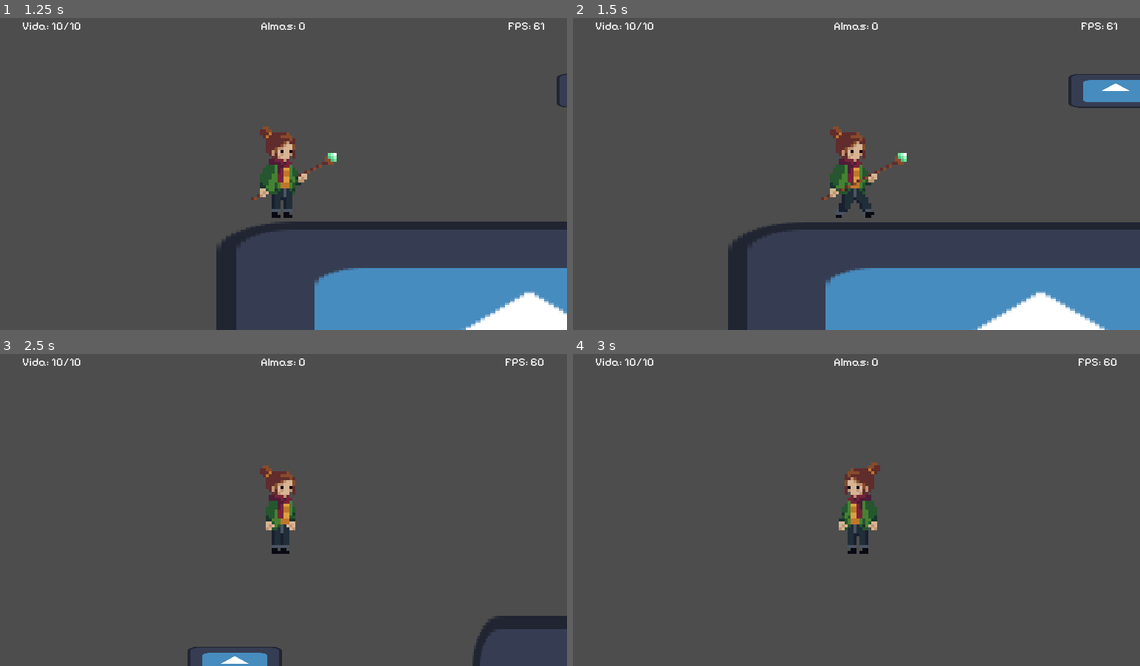
Above: before the commit, frames 1-4 (two rows, left to right).
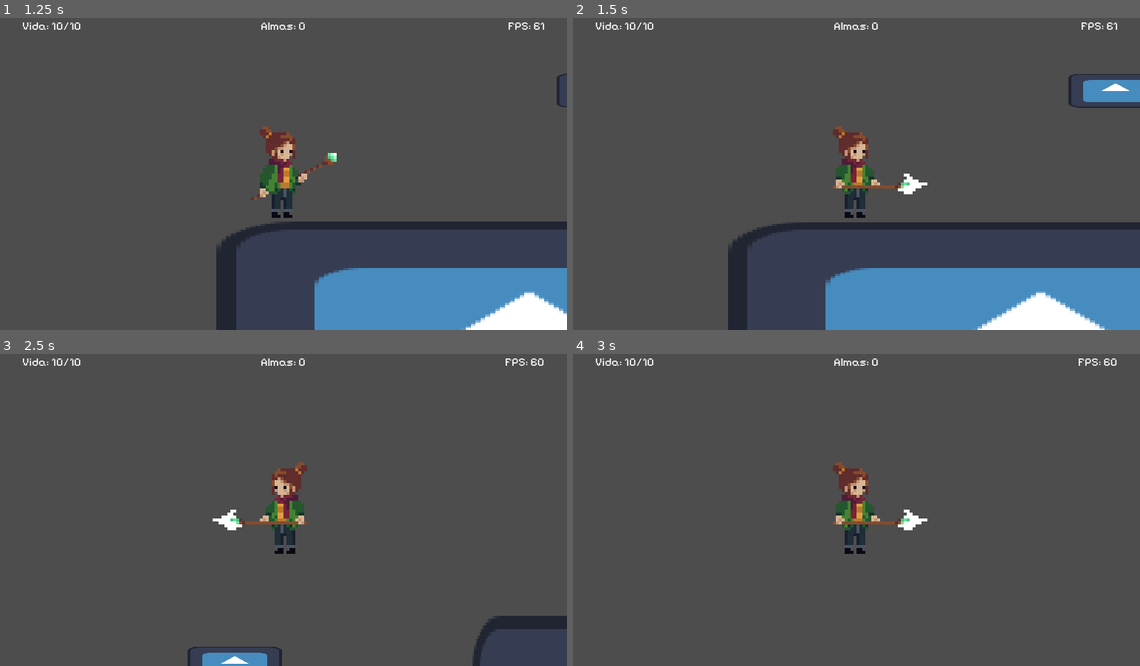
Above: after the commit, the same moments.

Repository: Vinnie-Jung/Lacos
Game: Godot game, scene res://scenes/menu/main_menu.tscn
The game is run twice, just before and just after one commit, with the same random seed, the same clock (stepped at 60 frames per second) and the same inputs. The engine's default icon, where the game draws it, is replaced by a stand-in: a white triangle on a blue panel in a dark square.
Inputs (mouse positions are in pixels of both pictures, inside the frame that each line leads up to):
- Up to frame 1 (1.25 s): click "JOGAR" at 0.5 s
- Up to frame 2 (1.5 s): tap Enter at 1.25 s; move the mouse to (981, 155) at 1.27 s; press the mouse at (981, 155) at 1.28 s; hold D (move_right) from 1.28 s (still down)
- Up to frame 3 (2.5 s): keep holding D (move_right); tap W (jump) at 1.52, 1.55, 1.82, 2.1, 2.27 s; move the mouse to (170, 522) at 2.02 s; release the mouse at (170, 522) at 2.03 s; click (170, 522) at 2.3 s
- Up to frame 4 (3 s): tap W (jump) at 2.57 s; move the mouse to (913, 435) at 2.77 s; release D (move_right) at 2.78 s; press the mouse at (913, 435) at 2.78 s; hold A (move_left) from 2.78 s (still down)

Frame 1 is identical in both runs. In frame 2, 1.4% of the frame differs, in the area x 43-63%, y 34-65%; in frame 3, 1.4%; in frame 4, 1.4%.

Commit message:
Spear bug fixed

Diff:
--- a/config/config.gd
+++ b/config/config.gd
@@ -28,9 +28,9 @@
 
 	# --- Video ---
 	config.set_value("video", "fullscreen", false)
-	config.set_value("video", "resizable", false)
+	config.set_value("video", "resizable", true)
 	config.set_value("video", "resolution", DisplayServer.screen_get_size() / 1.5)
-	config.set_value("video", "stretch_mode", viewport.CONTENT_SCALE_MODE_CANVAS_ITEMS)
+	config.set_value("video", "stretch_mode", viewport.CONTENT_SCALE_MODE_VIEWPORT)
 	config.set_value("video", "window_title", ProjectSettings.get_setting("application/config/name"))
 	config.set_value("video", "window_mode", DisplayServer.WINDOW_MODE_WINDOWED)
 
--- a/resources/helpers/playerattrib.gd
+++ b/resources/helpers/playerattrib.gd
@@ -3,15 +3,17 @@
 
 @onready var current_life: int
 @onready var max_health: int
+@onready var base_attack_damage: int
+@onready var attack_multiplyer: int = 1
 
 func get_health() -> int:
-    return current_life
+	return current_life
 
 func set_health(health: int) -> void:
-    current_life = health
+	current_life = health
 
 func get_max_health() -> int:
-    return max_health
+	return max_health
 
 func set_max_health(value: int) -> void:
-    max_health = value
+	max_health = value
--- a/scenes/chars/chars_src/daughter.gd
+++ b/scenes/chars/chars_src/daughter.gd
@@ -44,8 +44,6 @@
 		animation.flip_h = true if (direction < 0) else false
 	else:
 		_animation("idle")
-
-
 
 	_verify_jump(delta)
 	move_and_slide()
@@ -96,11 +94,8 @@
 	self.modulate = Color(1, 1, 1)
 
 
-
 func shield():
 	var shild = ColorRect.new()
-
-
 	self.add_child(shild)
 	shild.custom_minimum_size = Vector2(100,100)
 	shild.name = "shield"
@@ -119,7 +114,6 @@
 			var shield = $Shield
 			shield.start()
 
-
 func _on_shield_timeout():
 	destroy_shield(get_parent().get_child(-1))
 	self.modulate = Color(1, 1, 1)
--- a/scenes/chars/chars_src/mother.gd
+++ b/scenes/chars/chars_src/mother.gd
@@ -2,8 +2,10 @@
 extends CharacterBody2D
 
 # Nodes
-@onready var timer: Timer = $TakeDamageTimer
+@onready var attack_timer: Timer = $AttackBox/AttackTimer
 @onready var animation: AnimatedSprite2D = $Texture
+@onready var attack_area = $AttackBox/Area
+@onready var hit_timer: Timer = $TakeDamageTimer
 
 # Preloads
 @onready var daughter_scene: PackedScene = preload("res://scenes/levels/daugher_scene_prot.tscn")
@@ -14,9 +16,14 @@
 # Character Attributes
 @onready var max_health: int = 10
 @onready var current_health: int = max_health
+@onready var damage: int = 3
 const SPEED: int = 25000
 const JUMP_STRENGH: int = 700
 var is_jumping: bool
+
+var can_attack = true
+var is_attacking: bool = false
+var attack_dir
 
 func _ready() -> void:
 	# Sets handler
@@ -28,7 +35,15 @@
 
 	is_jumping = false
 
-
+func _input(event: InputEvent) -> void:
+	if (event is InputEventMouseButton):
+		if (event.is_action_pressed("melee_attack") && can_attack):
+			var mouse_position = get_viewport().get_camera_2d().get_global_mouse_position()
+			if (mouse_position.x < global_position.x):
+				attack_dir = -1
+			else:
+				attack_dir = 1
+			_spear_attack(attack_dir)
 
 func _physics_process(delta: float) -> void:
 	_move(delta)
@@ -40,13 +55,15 @@
 	self.velocity.x = direction * (SPEED * delta)
 
 	# Controls the animation
-	if (direction != 0 && !is_jumping):
+	if (direction != 0 && !is_jumping && !is_attacking):
 		_animation("walk")
 		animation.flip_h = true if (direction < 0) else false
-	elif (is_jumping):
+		attack_area.position.x = -29.5 if (direction <0) else 29.5
+	elif (is_jumping && !is_attacking):
 		_animation("jump")
 		animation.flip_h = true if (direction < 0) else false
-	else:
+		attack_area.position.x = -29.5 if (direction <0) else 29.5
+	elif (!is_attacking):
 		_animation("idle")
 
 	# Verifies jump
@@ -71,7 +88,7 @@
 		PlayerAttrib.set_health(current_health)
 
 		self.modulate = Color(1,0,0)
-		timer.start()
+		hit_timer.start()
 		if (current_health <= 0):
 			call_deferred("_die")
 
@@ -85,3 +102,24 @@
 
 func _animation(anim_name: String) -> void:
 	animation.play(anim_name)
+
+
+func _on_attack_box_body_entered(body):
+	can_attack = false
+	if (body.is_in_group("enemies")):
+		body.take_damage(damage)
+
+
+func _on_attack_timer_timeout():
+	can_attack = true
+	is_attacking = false
+	attack_area.disabled = true
+
+func _spear_attack(dir) -> void:
+	attack_area.disabled = false
+	is_attacking = true
+	attack_timer.start()
+
+	animation.flip_h = true if (dir < 0) else false
+	attack_area.position.x = -29.5 if (dir <0) else 29.5
+	_animation("attack")
--- a/scenes/chars/daughter.tscn
+++ b/scenes/chars/daughter.tscn
@@ -175,7 +175,7 @@
 scale = Vector2(2, 2)
 sprite_frames = SubResource("SpriteFrames_35smd")
 animation = &"super_jump"
-frame_progress = 0.361628
+frame_progress = 0.170679
 
 [node name="Collision" type="CollisionShape2D" parent="."]
 position = Vector2(0, 2)
--- a/scenes/chars/monsters/enemy_1.tscn
+++ b/scenes/chars/monsters/enemy_1.tscn
@@ -1,25 +1,135 @@
-[gd_scene load_steps=6 format=3 uid="uid://cp2g3y2snyors"]
+[gd_scene load_steps=22 format=3 uid="uid://cp2g3y2snyors"]
 
-[ext_resource type="Texture2D" uid="uid://bn8fx8biwoxgw" path="res://icon.svg" id="1_ckwte"]
 [ext_resource type="Script" path="res://scenes/chars/monsters/monster_src/enemy1.gd" id="1_jfjr8"]
+[ext_resource type="Texture2D" uid="uid://b65wffhttmf6c" path="res://resources/assets/spr/enemy1/enemy_walk_melee.png" id="2_4fdwm"]
+[ext_resource type="Script" path="res://scenes/chars/monsters/enemy_hud.gd" id="3_4xqj2"]
+
+[sub_resource type="AtlasTexture" id="AtlasTexture_qhf08"]
+atlas = ExtResource("2_4fdwm")
+region = Rect2(0, 0, 29, 31)
+
+[sub_resource type="AtlasTexture" id="AtlasTexture_iueo7"]
+atlas = ExtResource("2_4fdwm")
+region = Rect2(29, 0, 29, 31)
+
+[sub_resource type="AtlasTexture" id="AtlasTexture_qafti"]
+atlas = ExtResource("2_4fdwm")
+region = Rect2(58, 0, 29, 31)
+
+[sub_resource type="AtlasTexture" id="AtlasTexture_timhi"]
+atlas = ExtResource("2_4fdwm")
+region = Rect2(87, 0, 29, 31)
+
+[sub_resource type="AtlasTexture" id="AtlasTexture_4n3vx"]
+atlas = ExtResource("2_4fdwm")
+region = Rect2(116, 0, 29, 31)
+
+[sub_resource type="AtlasTexture" id="AtlasTexture_qyujo"]
+atlas = ExtResource("2_4fdwm")
+region = Rect2(145, 0, 29, 31)
+
+[sub_resource type="AtlasTexture" id="AtlasTexture_3ccwt"]
+atlas = ExtResource("2_4fdwm")
+region = Rect2(174, 0, 29, 31)
+
+[sub_resource type="AtlasTexture" id="AtlasTexture_gyx5t"]
+atlas = ExtResource("2_4fdwm")
+region = Rect2(203, 0, 29, 31)
+
+[sub_resource type="AtlasTexture" id="AtlasTexture_xdn3i"]
+atlas = ExtResource("2_4fdwm")
+region = Rect2(232, 0, 29, 31)
+
+[sub_resource type="AtlasTexture" id="AtlasTexture_2drkt"]
+atlas = ExtResource("2_4fdwm")
+region = Rect2(261, 0, 29, 31)
+
+[sub_resource type="AtlasTexture" id="AtlasTexture_44o13"]
+atlas = ExtResource("2_4fdwm")
+region = Rect2(290, 0, 29, 31)
+
+[sub_resource type="AtlasTexture" id="AtlasTexture_iwaky"]
+atlas = ExtResource("2_4fdwm")
+region = Rect2(319, 0, 29, 31)
+
+[sub_resource type="AtlasTexture" id="AtlasTexture_uunwy"]
+atlas = ExtResource("2_4fdwm")
+region = Rect2(348, 0, 29, 31)
+
+[sub_resource type="AtlasTexture" id="AtlasTexture_8gf5y"]
+atlas = ExtResource("2_4fdwm")
+region = Rect2(377, 0, 29, 31)
+
+[sub_resource type="SpriteFrames" id="SpriteFrames_r2ht1"]
+animations = [{
+"frames": [{
+"duration": 1.0,
+"texture": SubResource("AtlasTexture_qhf08")
+}, {
+"duration": 1.0,
+"texture": SubResource("AtlasTexture_iueo7")
+}, {
+"duration": 1.0,
+"texture": SubResource("AtlasTexture_qafti")
+}, {
+"duration": 1.0,
+"texture": SubResource("AtlasTexture_timhi")
+}, {
+"duration": 1.0,
+"texture": SubResource("AtlasTexture_4n3vx")
+}, {
+"duration": 1.0,
+"texture": SubResource("AtlasTexture_qyujo")
+}, {
+"duration": 1.0,
+"texture": SubResource("AtlasTexture_3ccwt")
+}, {
+"duration": 1.0,
+"texture": SubResource("AtlasTexture_gyx5t")
+}, {
+"duration": 1.0,
+"texture": SubResource("AtlasTexture_xdn3i")
+}, {
+"duration": 1.0,
+"texture": SubResource("AtlasTexture_2drkt")
+}, {
+"duration": 1.0,
+"texture": SubResource("AtlasTexture_44o13")
+}, {
+"duration": 1.0,
+"texture": SubResource("AtlasTexture_iwaky")
+}, {
+"duration": 1.0,
+"texture": SubResource("AtlasTexture_uunwy")
+}, {
+"duration": 1.0,
+"texture": SubResource("AtlasTexture_8gf5y")
+}],
+"loop": true,
+"name": &"walk",
+"speed": 10.0
+}]
 
 [sub_resource type="CapsuleShape2D" id="CapsuleShape2D_flxod"]
-radius = 30.0
-height = 126.0
+radius = 24.0
+height = 88.0
 
 [sub_resource type="RectangleShape2D" id="RectangleShape2D_s6d4h"]
 size = Vector2(516, 347.5)
 
-[sub_resource type="RectangleShape2D" id="RectangleShape2D_kqnt8"]
-size = Vector2(20.75, 76)
+[sub_resource type="CapsuleShape2D" id="CapsuleShape2D_1r4a3"]
+radius = 7.0
+height = 42.0
 
-[node name="Enemy1" type="CharacterBody2D"]
+[node name="Enemy1" type="CharacterBody2D" groups=["enemies"]]
 script = ExtResource("1_jfjr8")
 
-[node name="Texture" type="Sprite2D" parent="."]
-modulate = Color(1, 0.40461, 0.288123, 1)
-scale = Vector2(0.5, 1)
-texture = ExtResource("1_ckwte")
+[node name="Texture" type="AnimatedSprite2D" parent="."]
+position = Vector2(0, -5)
+scale = Vector2(3, 3)
+sprite_frames = SubResource("SpriteFrames_r2ht1")
+animation = &"walk"
+frame_progress = 0.0754835
 
 [node name="Collision" type="CollisionShape2D" parent="."]
 shape = SubResource("CapsuleShape2D_flxod")
@@ -30,10 +140,10 @@
 shape = SubResource("RectangleShape2D_s6d4h")
 
 [node name="Attack" type="Area2D" parent="."]
-position = Vector2(42, 0)
 
 [node name="Area" type="CollisionShape2D" parent="Attack"]
-shape = SubResource("RectangleShape2D_kqnt8")
+position = Vector2(32, 0)
+shape = SubResource("CapsuleShape2D_1r4a3")
 
 [node name="PatrolPointLeft" type="Marker2D" parent="."]
 position = Vector2(634, 0)
@@ -43,6 +153,39 @@
 
 [node name="AttackTimer" type="Timer" parent="."]
 
+[node name="HitTimer" type="Timer" parent="."]
+wait_time = 0.1
+one_shot = true
+
+[node name="EnemyHUD" type="Control" parent="."]
+layout_mode = 3
+anchors_preset = 0
+offset_right = 40.0
+offset_bottom = 40.0
+script = ExtResource("3_4xqj2")
+
+[node name="LifeBar" type="ProgressBar" parent="EnemyHUD"]
+layout_mode = 1
+anchors_preset = -1
+anchor_left = -0.075
+anchor_top = -1.3375
+anchor_right = 0.075
+anchor_bottom = -1.3375
+offset_left = -13.0
+offset_top = -3.5
+offset_right = 13.0
+offset_bottom = 3.5
+grow_horizontal = 2
+grow_vertical = 2
+value = 100.0
+show_percentage = false
+metadata/_edit_use_anchors_ = true
+
+[node name="LifeBarVisible" type="Timer" parent="EnemyHUD"]
+wait_time = 2.0
+one_shot = true
+
 [connection signal="body_entered" from="Radar" to="." method="_on_radar_body_entered"]
 [connection signal="body_exited" from="Radar" to="." method="_on_radar_body_exited"]
 [connection signal="body_entered" from="Attack" to="." method="_on_attack_body_entered"]
+[connection signal="timeout" from="HitTimer" to="." method="_on_hit_timer_timeout"]
--- /dev/null
+++ b/scenes/chars/monsters/enemy_hud.gd
@@ -0,0 +1,32 @@
+extends Control
+
+# Nodes
+@onready var life_bar: ProgressBar = $LifeBar
+@onready var life_bar_timer: Timer = $LifeBarVisible
+
+# Attribs
+@onready var current_life = self.get_parent().current_health
+@onready var max_health = self.get_parent().max_health
+
+func _ready() -> void:
+	# Setting bar values
+	life_bar.max_value = max_health
+	life_bar.value = current_life
+
+	# Setting bar color
+	life_bar.modulate = Color(0, 1, 0)
+
+func _process(_delta) -> void:
+	# Updating bar values
+	current_life = self.get_parent().current_health
+	life_bar.value = current_life
+	_bar_behavior()
+
+func _bar_behavior() -> void:
+	# Hides bar when has full health
+	if (life_bar.value == life_bar.max_value):
+		life_bar.visible = false
+	else:
+		life_bar.visible = true
+
+	# Maybe implement a hided bar after a few moments
--- a/scenes/chars/monsters/monster_src/enemy1.gd
+++ b/scenes/chars/monsters/monster_src/enemy1.gd
@@ -2,10 +2,11 @@
 extends CharacterBody2D
 
 # Nodes
-@onready var attack_area: Area2D = $Attack
+@onready var attack_area = $Attack/Area
 @onready var patrol_left: Marker2D = $PatrolPointLeft
 @onready var patrol_right: Marker2D = $PatrolPointRight
 @onready var timer: Timer = $AttackTimer
+@onready var hit_timer: Timer = $HitTimer
 
 # World
 @onready var gravity = ProjectSettings.get_setting("physics/2d/default_gravity")
@@ -16,13 +17,16 @@
 const ATTACK_DAMAGE: int = 2
 const SOUL_DROP: int = 1
 const MAX_HEALTH: int = 10
-@onready var current_health: int = MAX_HEALTH
+@export var current_health: int = MAX_HEALTH
+@export var max_health: int = MAX_HEALTH
 @onready var target = null
+
+@onready var animation = $Texture
 
 func _ready() -> void:
 	timer.wait_time = 1.0
 	timer.one_shot = true
-
+	_animation("walk")
 
 func _physics_process(delta: float) -> void:
 	_movement(delta)
@@ -38,16 +42,21 @@
 		move_and_slide()
 
 		if (dir.x < 0):
-			attack_area.position.x = -42
+			attack_area.position.x = -32
+			animation.flip_h = true
 		else:
-			attack_area.position.x = 42
+			attack_area.position.x = 32
+			animation.flip_h = false
 	else:
 		pass
 
 func take_damage(dmg: int) -> void:
 	current_health -= dmg
+	self.modulate = Color(1, 0, 0)
+	hit_timer.start()
+
 	if (current_health <= 0):
-		_die()
+		call_deferred("_die")
 
 func _die() -> void:
 	Soulhandler.drop_soul(self, SOUL_DROP)
@@ -66,3 +75,10 @@
 	if (body.name == target.name && timer.time_left == 0):
 		body.take_damage(ATTACK_DAMAGE)
 		timer.start()
+
+func _animation(anim: String) -> void:
+	animation.play(anim)
+
+
+func _on_hit_timer_timeout():
+	self.modulate = Color(1, 1, 1)
--- a/scenes/chars/mother.tscn
+++ b/scenes/chars/mother.tscn
@@ -123,7 +123,7 @@
 }],
 "loop": true,
 "name": &"attack",
-"speed": 10.0
+"speed": 15.0
 }, {
 "frames": [{
 "duration": 1.0,
@@ -170,7 +170,7 @@
 "duration": 1.0,
 "texture": SubResource("AtlasTexture_lhp1o")
 }],
-"loop": true,
+"loop": false,
 "name": &"jump",
 "speed": 12.0
 }, {
@@ -208,8 +208,8 @@
 height = 56.0
 
 [sub_resource type="CapsuleShape2D" id="CapsuleShape2D_ffs5j"]
-radius = 14.0
-height = 32.0
+radius = 19.0
+height = 38.0
 
 [node name="Mother" type="CharacterBody2D"]
 scale = Vector2(2, 2)
@@ -218,8 +218,8 @@
 [node name="Texture" type="AnimatedSprite2D" parent="."]
 scale = Vector2(2, 2)
 sprite_frames = SubResource("SpriteFrames_g6vk2")
-animation = &"jump"
-frame_progress = 0.445978
+animation = &"attack"
+frame_progress = 0.311
 
 [node name="Collision" type="CollisionShape2D" parent="."]
 position = Vector2(-1, 4)
@@ -234,7 +234,13 @@
 [node name="AttackBox" type="Area2D" parent="."]
 
 [node name="Area" type="CollisionShape2D" parent="AttackBox"]
-position = Vector2(40, 9)
+position = Vector2(29.5, 8.5)
 shape = SubResource("CapsuleShape2D_ffs5j")
+disabled = true
+
+[node name="AttackTimer" type="Timer" parent="AttackBox"]
+wait_time = 0.2
 
 [connection signal="timeout" from="TakeDamageTimer" to="." method="_on_timer_timeout"]
+[connection signal="body_entered" from="AttackBox" to="." method="_on_attack_box_body_entered"]
+[connection signal="timeout" from="AttackBox/AttackTimer" to="." method="_on_attack_timer_timeout"]
Binary file added: resources/assets/spr/enemy1/enemy_walk_melee.png
